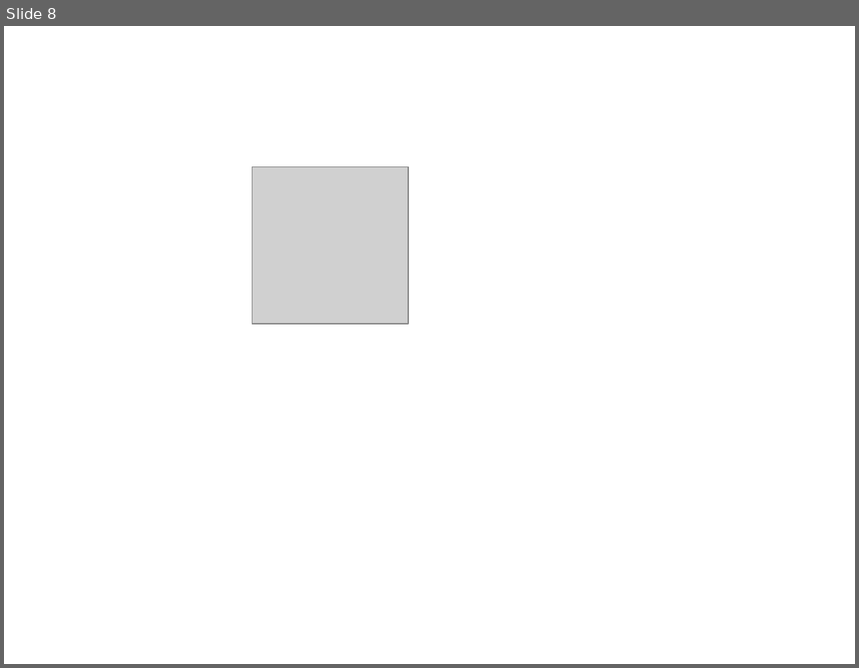
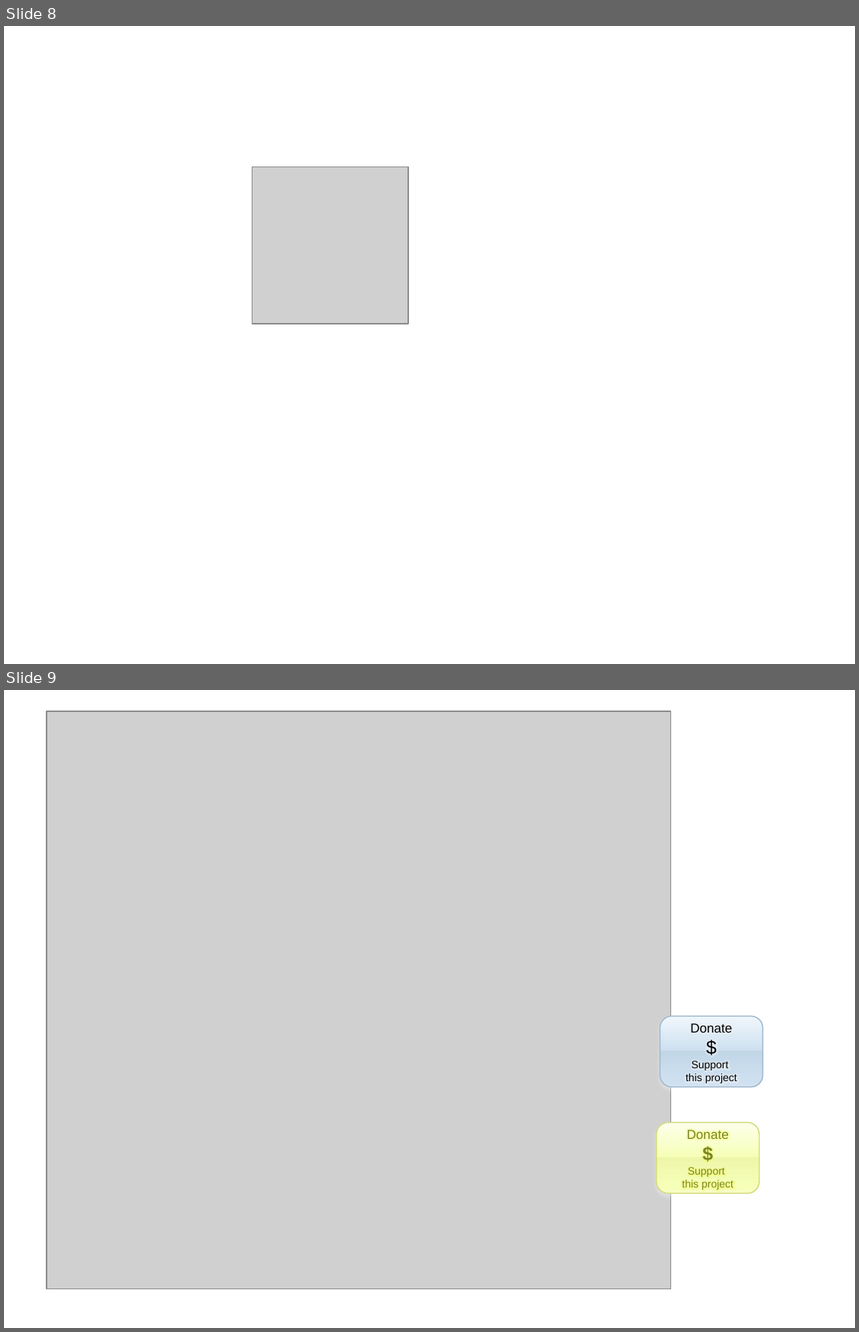
Before and after one commit to manandbytes/architecturerules, a slide deck: docs/images/src/dependencies.pptx. Shown one above the other, each under a label of ours: slide 8 before the commit, slides 8 and 9 after it. The pictures are 859x668 and 859x1332 pixels, drawn with LibreOffice and Linux fonts; fonts in the diff are those of the drawing; grey boxes stand for pictures. Boxes give left, top, right and bottom in pixels: in the first picture for what was removed or moved away, otherwise in the second. Text is boxed around its words. In the diff, an @@ line names an element or a change of style, - is before the commit and + after.

Commit message:
added donate

```diff
--- a/docs/images/src/dependencies.pptx
+++ b/docs/images/src/dependencies.pptx
@@ slide 9 added at [4,690,855,1328], background #FFFFFF @@
@@ picture added at [47,711,671,1289] @@
@@ rounded rectangle added at [661,1016,763,1087], fill gradient #F0F6FC to #CDDFF1 to #C1D5E8 to #D6E4F2, outline #9FB8CD 0.9 pt, 9 pt, text #000000 @@
+Donate
+$
+Support
+this project
@@ rounded rectangle added at [657,1122,760,1193], fill gradient #FDFFEC to #F8FFBA to #EFF6AB to #F7FDC6, outline #D2DA7A 0.9 pt, 9 pt, text #7D8525 @@
+Donate
+$
+Support
+this project
```
Also in this commit, not shown: 7 other files.
